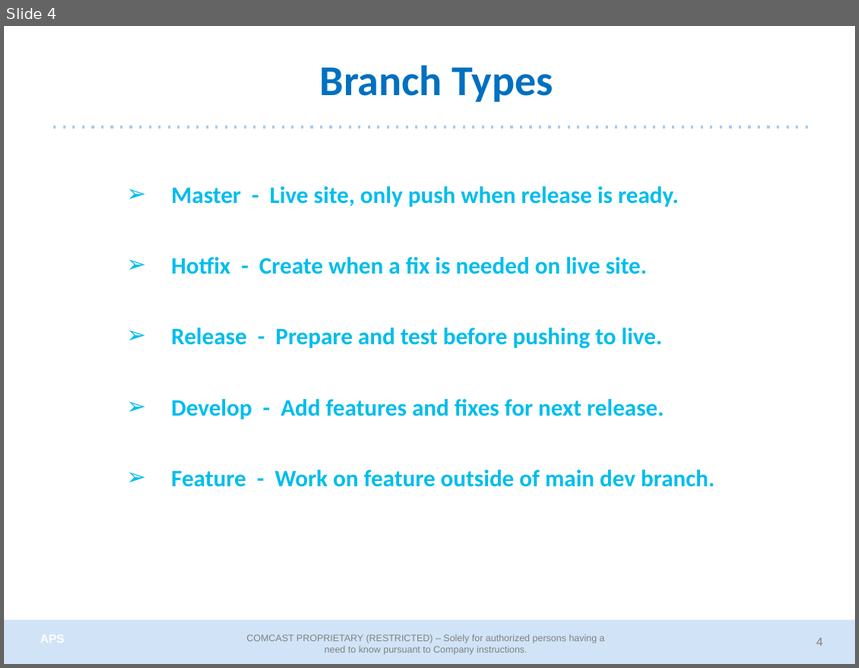
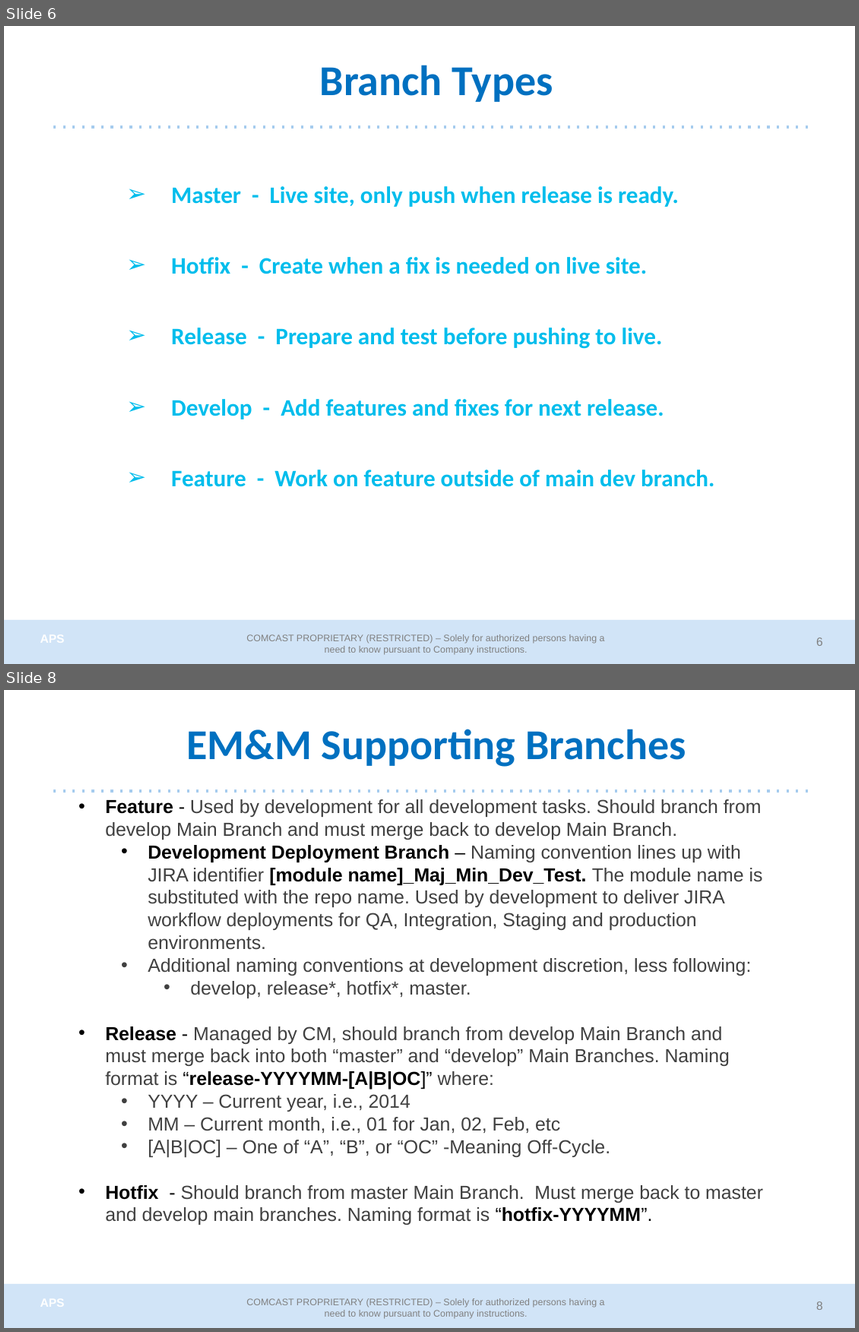
Before and after one commit to cmguy/General-GitSystem, a slide deck: doc/EMM_GitSystem.pptx. Shown one above the other, each under a label of ours: slide 4 before the commit, slides 6 and 8 after it; the slides between them are not shown. The pictures are 859x668 and 859x1332 pixels, drawn with LibreOffice and Linux fonts; fonts in the diff are those of the drawing; background and template pictures are left out. Boxes give left, top, right and bottom in pixels: in the first picture for what was removed or moved away, otherwise in the second. Text is boxed around its words. In the diff, an @@ line names an element or a change of style, - is before the commit and + after.

Commit message:
Updates for branch definitions. Includes Admin and User Guide and testing.

```diff
--- a/doc/EMM_GitSystem.pptx
+++ b/doc/EMM_GitSystem.pptx
@@ slide 8 added at bbox=[4, 690, 855, 1328], background #FFFFFF; not listed: 5 template elements that a slide beside it also shows @@
@@ title added at bbox=[186, 729, 686, 767], 36 pt, text #0070C0, bold @@
+  EM&M Supporting Branches
@@ text added at bbox=[105, 799, 763, 1225], 16 pt, text #404040 @@
+• Feature - Used by development for all development tasks. Should branch from develop Main Branch and must merge back to develop Main Branch.
+  • Development Deployment Branch – Naming convention lines up with JIRA identifier [module name]_Maj_Min_Dev_Test. The module name is substituted with the repo name. Used by development to deliver JIRA workflow deployments for QA, Integration, Staging and production environments.
+  • Additional naming conventions at development discretion, less following:
+    • develop, release*, hotfix*, master.
+• Release - Managed by CM, should branch from develop Main Branch and must merge back into both “master” and “develop” Main Branches. Naming format is “release-YYYYMM-[A|B|OC]” where:
+  • YYYY – Current year, i.e., 2014
+  • MM – Current month, i.e., 01 for Jan, 02, Feb, etc
+  • [A|B|OC] – One of “A”, “B”, or “OC” -Meaning Off-Cycle.
+• Hotfix - Should branch from master Main Branch. Must merge back to master and develop main branches. Naming format is “hotfix-YYYYMM”.
@@ what was slide 4 is now slide 6 @@
@@ page number at bbox=[816, 638, 823, 646]: text changed @@
-4
+6
```
Also in this commit, not shown: 8 slides changed, 1 other slide added, 10 other files.
